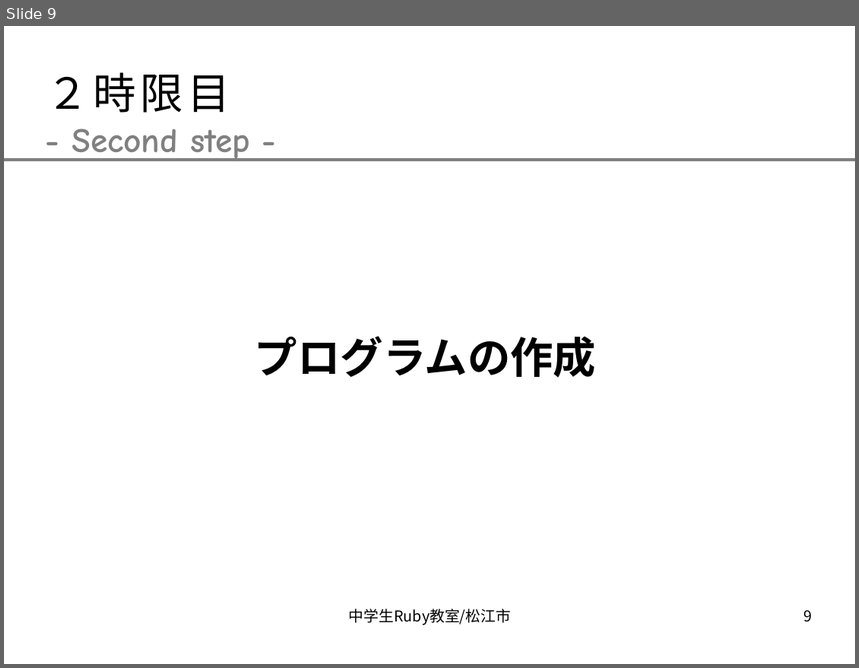
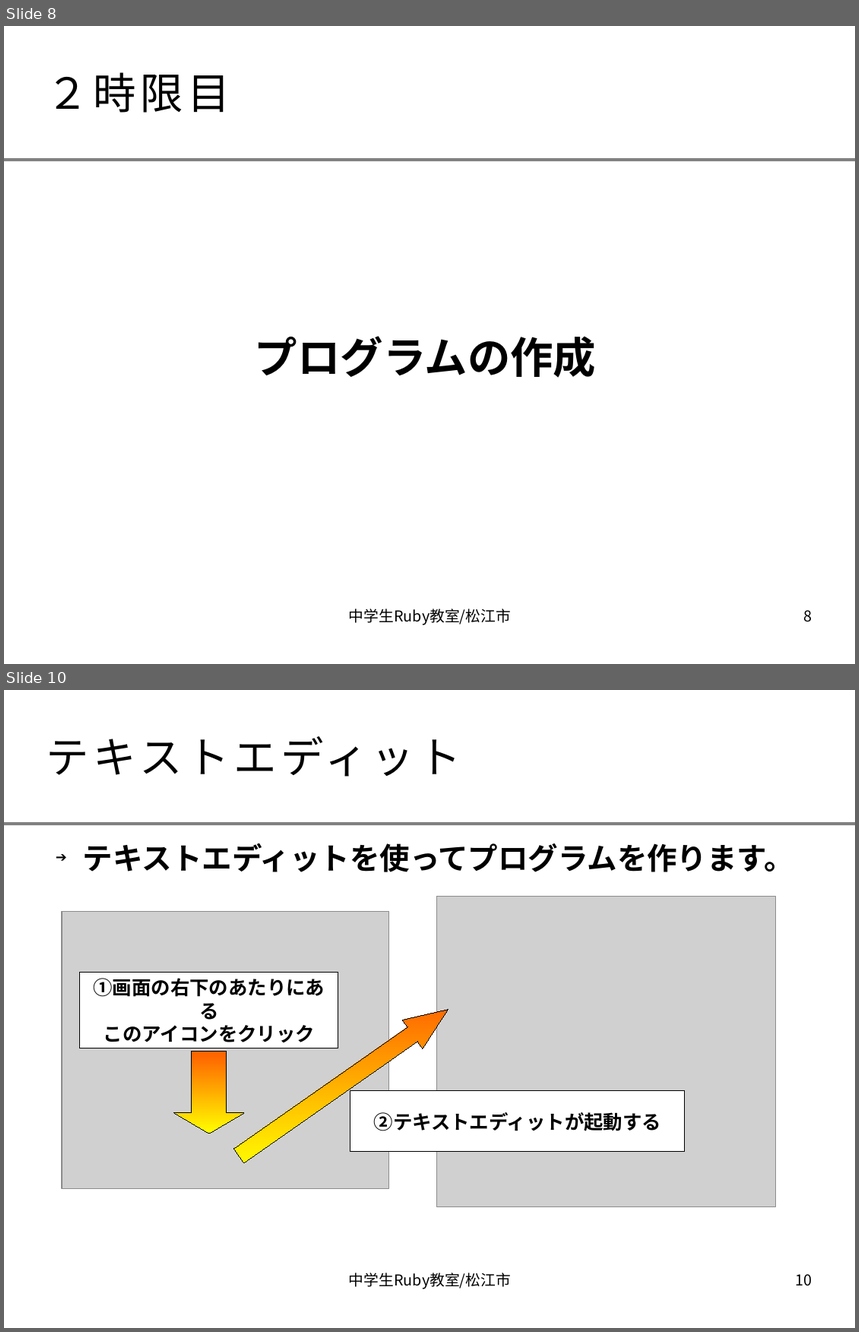
Before and after one commit to smalruby/ruby-school-mjh, a slide deck: mac/doc/text.odp. Shown one above the other, each under a label of ours: slide 9 before the commit, slides 8 and 10 after it; the slides between them are not shown. The pictures are 859x668 and 859x1332 pixels, drawn with LibreOffice and Linux fonts; fonts in the diff are those of the drawing; grey boxes stand for pictures; background and template pictures are left out. Boxes give left, top, right and bottom in pixels: in the first picture for what was removed or moved away, otherwise in the second. Text is boxed around its words. In the diff, an @@ line names an element or a change of style, - is before the commit and + after.

```diff
--- a/mac/doc/text.odp
+++ b/mac/doc/text.odp
@@ slide 10 added at bbox=[4, 690, 855, 1328], background #FFFFFF; not listed: 1 template element that a slide beside it also shows @@
@@ title added at bbox=[47, 736, 462, 777], 40 pt, text #000000 @@
+テキストエディット
@@ text added at bbox=[83, 843, 794, 872], 28 pt, text #000000, bold @@
+➔ テキストエディットを使ってプログラムを作ります。
@@ picture added at bbox=[62, 912, 389, 1189] @@
@@ picture added at bbox=[437, 897, 776, 1208] @@
@@ rectangle added at bbox=[80, 973, 338, 1049], fill #FFFFFF, outline #000000 0 pt, 18 pt, text #000000, bold @@
+①画面の右下のあたりにある
+このアイコンをクリック
@@ down arrow added at bbox=[229, 996, 458, 1170], fill gradient #FF6600 to #FFFF00, outline #000000 0 pt @@
@@ down arrow added at bbox=[174, 1053, 244, 1134], fill gradient #FF6600 to #FFFF00, outline #000000 0 pt @@
@@ rectangle added at bbox=[351, 1091, 685, 1153], fill #FFFFFF, outline #000000 0 pt, 18 pt, text #000000, bold @@
+②テキストエディットが起動する
@@ text added at bbox=[349, 1273, 511, 1290], 14 pt, text #000000 @@
+中学生Ruby教室/松江市
@@ page number added at bbox=[796, 1274, 813, 1287], 14 pt, text #000000 @@
+10
@@ what was slide 9 is now slide 8 @@
@@ slide 8 changed as well @@
@@ text removed at bbox=[72, 129, 250, 161] @@
-- Second step -
@@ page number at bbox=[804, 610, 813, 623]: text changed @@
-9
+8
```
Also in this commit, not shown: 9 other slides changed, 8 other slides added, 4 slides removed.
